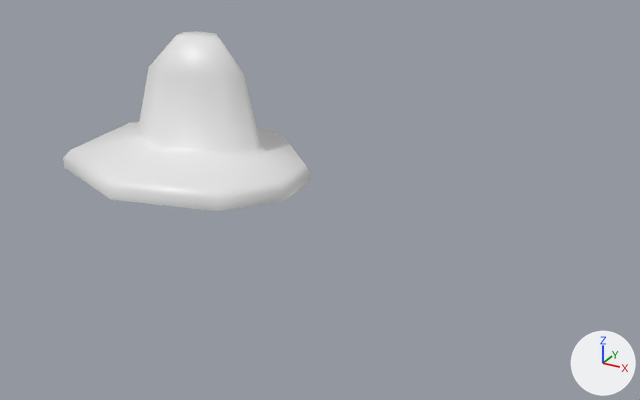
One commit to the FBX model src/entities/Environment/Terrain.fbx: the scene before it, then after it.
Rendered twice from a camera (50 mm lens) standing at (0.57, -0.727, 0.358) and looking at (0.231, -0.111, 0.05). The lights are fixed; the arrows at lower right show +X, +Y and +Z. Where no turn or scale is listed for an object, it has been applied to the vertices.

The first picture shows 'Terrain'.
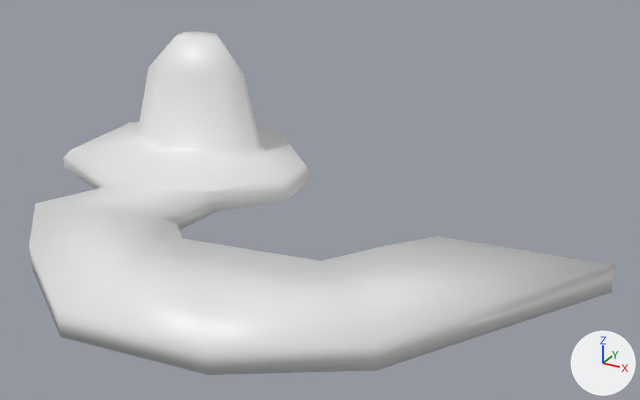
The newer file is also turned or shifted as a whole; pictures and numbers use the older file's frame.

Boxes [x1, y1, x2, y2] around the edits, measured in the pictures (640 x 400 px):
'Terrain', reshaped (137% wider, 91% taller): before [63, 31, 310, 211]; after [29, 31, 616, 375]
part 1 of me_terrain_001, built on: before [65, 163, 262, 211]; after [29, 163, 616, 375]

The change in detail:
me_terrain_001 is used by ob_terrain; location (0.0, 0.0, 0.0).
me_terrain_001 had 56 vertices, 49 faces and spanned x -0.134..0.134, y -0.095..0.124, z -0.01..0.132.
me_terrain_001 now has 80 vertices, 73 faces and spans x -0.134..0.492, y -0.392..0.124, z -0.01..0.132.
Part 1, on me_terrain_001:
2 vertices are removed from x -0.025..0.089, y -0.095..-0.066, z 0.002.
6 faces are deleted.
14 vertices are added at x -0.023..0.492, y -0.392..-0.074, z 0.007..0.068.
12 new vertices lie (0.0, 0.0, 0.02) away from vertices in x 0.008..0.492, y -0.392..-0.188, z 0.022..0.068.
30 new faces join them.
